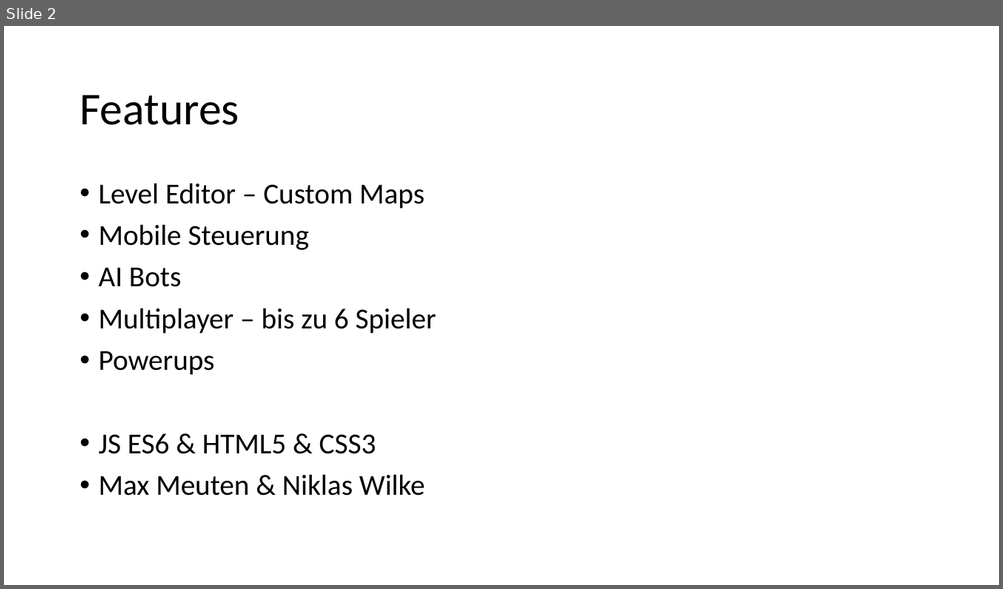
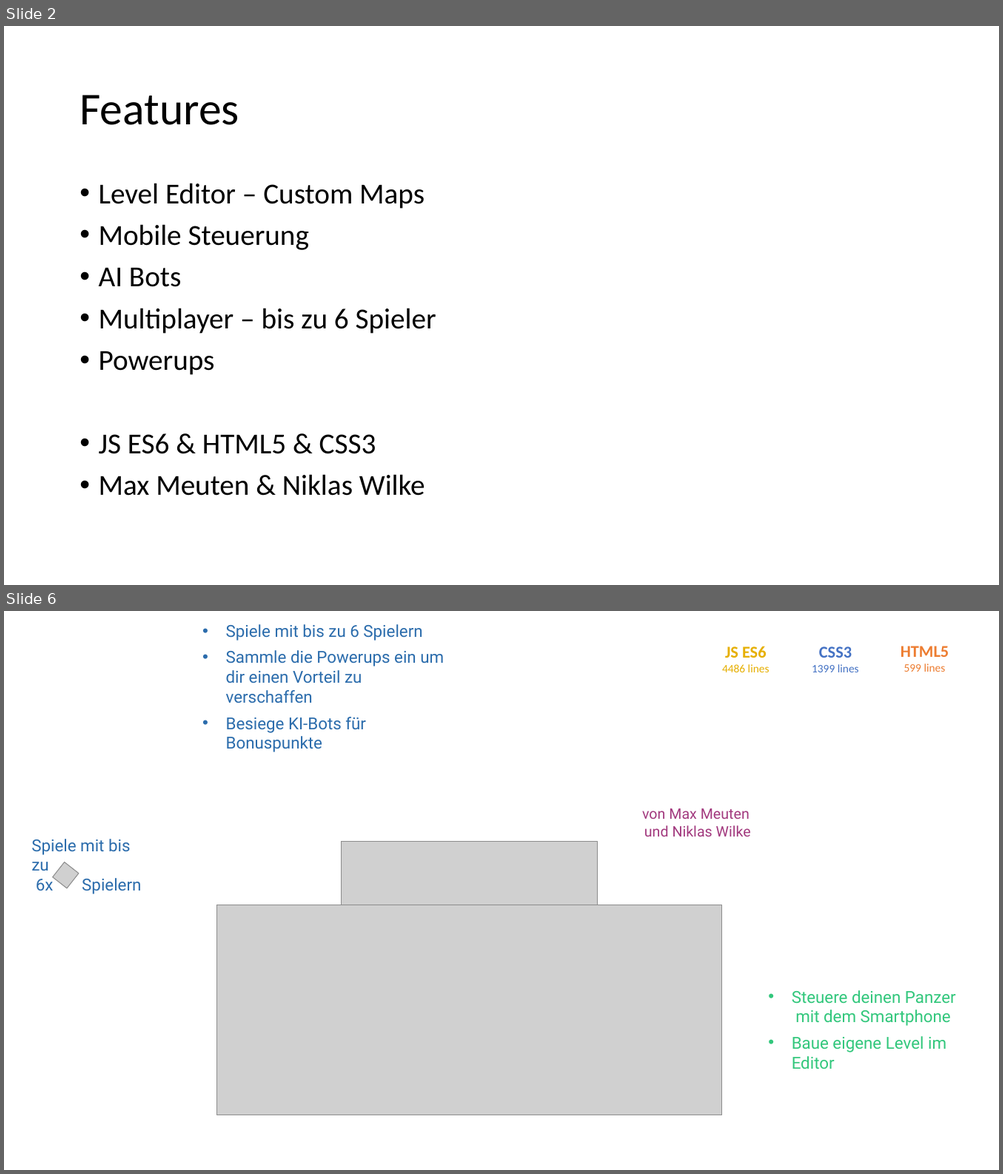
Before and after one commit to NiklasWilke/WIP_PanzerParty, a slide deck: media/Panzer Party.pptx. Shown one above the other, each under a label of ours: slide 2 before the commit, slides 2 and 6 after it; the slides between them are not shown. The pictures are 1003x589 and 1003x1174 pixels, drawn with LibreOffice and Linux fonts; fonts in the diff are those of the drawing; grey boxes stand for pictures. Boxes give left, top, right and bottom in pixels: in the first picture for what was removed or moved away, otherwise in the second. Text is boxed around its words. In the diff, an @@ line names an element or a change of style, - is before the commit and + after.

Commit message:
Ppt slide

```diff
--- a/media/Panzer Party.pptx
+++ b/media/Panzer Party.pptx
@@ slide 6 added at box(4, 611, 999, 1170), background #FFFFFF @@
@@ text added at box(226, 624, 444, 752), 16 pt, text #2B6CAC @@
+• Spiele mit bis zu 6 Spielern
+• Sammle die Powerups ein um dir einen Vorteil zu verschaffen
+• Besiege KI-Bots für Bonuspunkte
@@ group added at box(722, 643, 948, 673): 5 texts @@
+JS ES6
+4486 lines
+CSS3
+1399 lines
+HTML5
+599 lines
++
++
@@ text added at box(642, 809, 751, 837), 14 pt, text #A2397E @@
+von Max Meuten
+und Niklas Wilke
@@ text added at box(31, 839, 141, 894), 16 pt, text #2B6CAC @@
+Spiele mit bis zu
+6x Spielern
@@ picture added at box(341, 842, 597, 906) @@
@@ picture added at box(53, 862, 79, 889) @@
@@ picture added at box(216, 905, 722, 1116) @@
@@ text added at box(791, 991, 956, 1070), 16 pt, text #32C77C @@
+• Steuere deinen Panzer
+  mit dem Smartphone
+• Baue eigene Level im Editor
```
Also in this commit, not shown: 1 other slide added, 2 other files.
